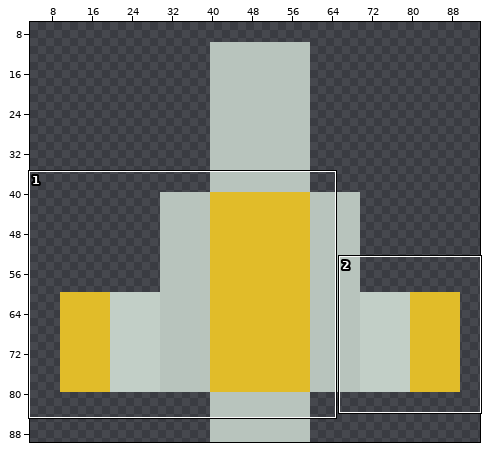
One commit to this sprite sheet: assets/pixel_ship_yellow.png. Above, an overview of the earlier version with the close-up marked.
Close-up. The starting point:
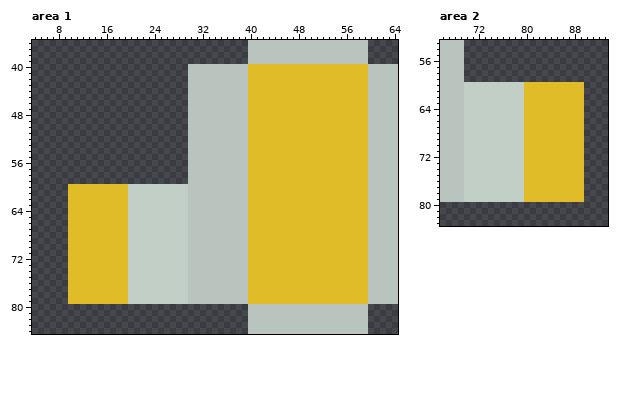
The file is 100x90 pixels. Shown: area 1: x 4..64, y 36..84; area 2: x 66..93, y 53..83. The wide view leaves out empty margins.
After the commit:
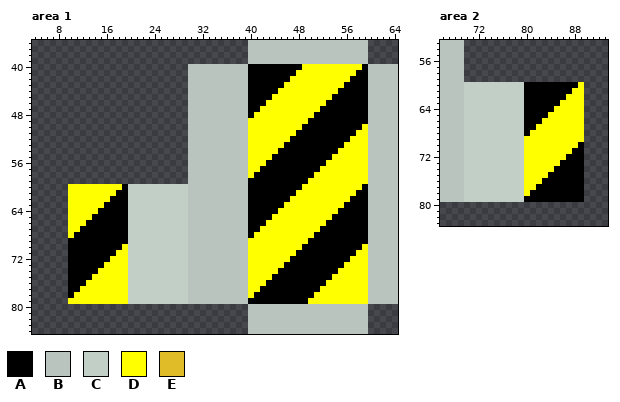
Palette (. is transparent): A #000000  B #b8c4bd  C #c2cfc7  D #ffff00  E #e1bc29
The exact change:
Changed rows in their new state; - is an unchanged pixel.
Area 1:
first column x 10:
40 ------------------------------AAAAAAAAADDDDDDDDDDA
41 ------------------------------AAAAAAAADDDDDDDDDDAA
42 ------------------------------AAAAAAADDDDDDDDDDAAA
43 ------------------------------AAAAAADDDDDDDDDDAAAA
44 ------------------------------AAAAADDDDDDDDDDAAAAA
45 ------------------------------AAAADDDDDDDDDDAAAAAA
46 ------------------------------AAADDDDDDDDDDAAAAAAA
47 ------------------------------AADDDDDDDDDDAAAAAAAA
48 ------------------------------ADDDDDDDDDDAAAAAAAAA
49 ------------------------------DDDDDDDDDDAAAAAAAAAA
50 ------------------------------DDDDDDDDDAAAAAAAAAAD
51 ------------------------------DDDDDDDDAAAAAAAAAADD
52 ------------------------------DDDDDDDAAAAAAAAAADDD
53 ------------------------------DDDDDDAAAAAAAAAADDDD
54 ------------------------------DDDDDAAAAAAAAAADDDDD
55 ------------------------------DDDDAAAAAAAAAADDDDDD
56 ------------------------------DDDAAAAAAAAAADDDDDDD
57 ------------------------------DDAAAAAAAAAADDDDDDDD
58 ------------------------------DAAAAAAAAAADDDDDDDDD
59 ------------------------------AAAAAAAAAADDDDDDDDDD
60 DDDDDDDDDA--------------------AAAAAAAAADDDDDDDDDDA
61 DDDDDDDDAA--------------------AAAAAAAADDDDDDDDDDAA
62 DDDDDDDAAA--------------------AAAAAAADDDDDDDDDDAAA
63 DDDDDDAAAA--------------------AAAAAADDDDDDDDDDAAAA
64 DDDDDAAAAA--------------------AAAAADDDDDDDDDDAAAAA
65 DDDDAAAAAA--------------------AAAADDDDDDDDDDAAAAAA
66 DDDAAAAAAA--------------------AAADDDDDDDDDDAAAAAAA
67 DDAAAAAAAA--------------------AADDDDDDDDDDAAAAAAAA
68 DAAAAAAAAA--------------------ADDDDDDDDDDAAAAAAAAA
69 AAAAAAAAAA--------------------DDDDDDDDDDAAAAAAAAAA
70 AAAAAAAAAD--------------------DDDDDDDDDAAAAAAAAAAD
71 AAAAAAAADD--------------------DDDDDDDDAAAAAAAAAADD
72 AAAAAAADDD--------------------DDDDDDDAAAAAAAAAADDD
73 AAAAAADDDD--------------------DDDDDDAAAAAAAAAADDDD
74 AAAAADDDDD--------------------DDDDDAAAAAAAAAADDDDD
75 AAAADDDDDD--------------------DDDDAAAAAAAAAADDDDDD
76 AAADDDDDDD--------------------DDDAAAAAAAAAADDDDDDD
77 AADDDDDDDD--------------------DDAAAAAAAAAADDDDDDDD
78 ADDDDDDDDD--------------------DAAAAAAAAAADDDDDDDDD
79 DDDDDDDDDD--------------------AAAAAAAAAADDDDDDDDDD
Area 2:
first column x 80:
60 AAAAAAAAAD
61 AAAAAAAADD
62 AAAAAAADDD
63 AAAAAADDDD
64 AAAAADDDDD
65 AAAADDDDDD
66 AAADDDDDDD
67 AADDDDDDDD
68 ADDDDDDDDD
69 DDDDDDDDDD
70 DDDDDDDDDA
71 DDDDDDDDAA
72 DDDDDDDAAA
73 DDDDDDAAAA
74 DDDDDAAAAA
75 DDDDAAAAAA
76 DDDAAAAAAA
77 DDAAAAAAAA
78 DAAAAAAAAA
79 AAAAAAAAAA
Changed places in both close-ups, as pixel boxes (x1, y1, x2, y2):
changed: (248, 64, 368, 304)
changed: (68, 184, 128, 304)
changed: (524, 82, 584, 202)
